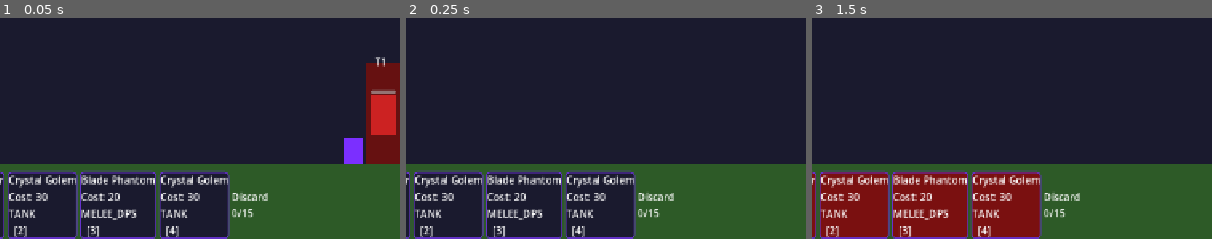
Above: before the commit, frames 1-3 (left to right).
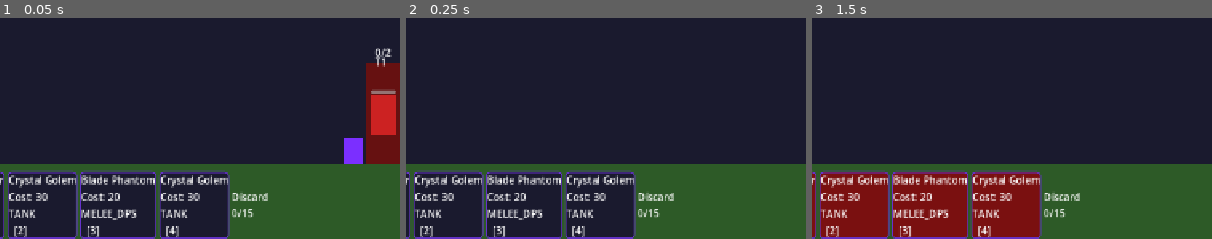
Above: after the commit, the same moments.

Repository: Saebeas/Simplespire
Game: Godot game, scene res://levels/main_game.tscn
The game is run twice, just before and just after one commit, with the same random seed, the same clock (stepped at 60 frames per second) and the same inputs.
Inputs (mouse positions are % of the whole screen's width and height, from its top left):
- Up to frame 1 (0.05 s): no input
- Up to frame 2 (0.25 s): no input
- Up to frame 3 (1.5 s): click "Buy Miner (50 Loot)" at 0.5 s; tap Enter at 1.25 s; move the mouse to (72, 44) at 1.27 s; hold D (move_right) from 1.28 s (still down); tap 1 at 1.35 s; click (72, 44) at 1.42 s
The pictures show only the part of the screen within x 39-89%, y 50-100%; the shares and areas given below are measured in that part.

The runs differ from the first frame. In frame 1, 0.1% of the frame differs, in the area x 94-98%, y 13-18%; in frame 2, nothing differs; in frame 3, nothing differs.

Commit message:
garrison refinements

Diff:
--- a/entities/minions/minion.gd
+++ b/entities/minions/minion.gd
@@ -12,6 +12,8 @@
 var role: int = 0
 var _is_garrisoned: bool = false
 var garrisoned_tower_index: int = -1
+var _garrison_home: Vector2 = Vector2.ZERO
+var _garrison_leash: float = 200.0
 
 const MELEE_RANGE: float = 40.0
 const ATTACK_INTERVAL: float = 1.0
@@ -59,13 +61,28 @@
 	_current_target = _find_nearest_target()
 
 	if _is_garrisoned:
-		velocity.x = 0.0
-		if _current_target != null and _attack_timer >= ATTACK_INTERVAL:
-			var dist: float = abs(_current_target.global_position.x - global_position.x)
+		if _current_target != null:
+			var dist_to_target: float = abs(_current_target.global_position.x - global_position.x)
+			var dist_from_home: float = abs(global_position.x - _garrison_home.x)
 			var effective_range: float = attack_range if attack_range > 0.0 else MELEE_RANGE
-			if dist <= effective_range:
-				_attack_timer = 0.0
-				_do_attack()
+			var dir: float = sign(_current_target.global_position.x - global_position.x)
+
+			if dist_to_target <= effective_range:
+				velocity.x = 0.0
+				if _attack_timer >= ATTACK_INTERVAL:
+					_attack_timer = 0.0
+					_do_attack()
+			elif dist_from_home < _garrison_leash:
+				velocity.x = dir * move_speed
+			else:
+				velocity.x = 0.0
+		else:
+			var dist_home: float = global_position.x - _garrison_home.x
+			if abs(dist_home) > 5.0:
+				velocity.x = -sign(dist_home) * move_speed
+			else:
+				velocity.x = 0.0
+				global_position.x = _garrison_home.x
 	else:
 		if _current_target != null:
 			var dist: float = abs(_current_target.global_position.x - global_position.x)
@@ -132,6 +149,7 @@
 	_is_garrisoned = true
 	garrisoned_tower_index = tower_idx
 	global_position = garrison_pos
+	_garrison_home = garrison_pos
 	print("[Minion] %s garrisoned at tower %d" % [display_name, tower_idx + 1])
 
 
--- a/entities/tower.gd
+++ b/entities/tower.gd
@@ -32,6 +32,7 @@
 	visual.mouse_filter = Control.MOUSE_FILTER_IGNORE
 	name_label.mouse_filter = Control.MOUSE_FILTER_IGNORE
 	EventBus.unit_died.connect(_on_unit_died)
+	$GarrisonLabel.text = "0/2"
 
 func _spawn_boss() -> void:
 	if _boss != null and is_instance_valid(_boss):
@@ -54,6 +55,7 @@
 	else:
 		if is_in_group("player_towers"):
 			remove_from_group("player_towers")
+	_update_garrison_label()
 
 func _on_boss_died(idx: int, faction: int) -> void:
 	if idx != tower_index:
@@ -103,6 +105,7 @@
 			garrison_slots[i] = minion
 			EventBus.tower_garrison_changed.emit(tower_index, i, minion)
 			print("[Tower] Garrison slot %d filled at tower %d" % [i, tower_index + 1])
+			_update_garrison_label()
 			return i
 	return -1
 
@@ -113,6 +116,7 @@
 			garrison_slots[i] = null
 			EventBus.tower_garrison_changed.emit(tower_index, i, null)
 			print("[Tower] Garrison slot %d cleared at tower %d" % [i, tower_index + 1])
+			_update_garrison_label()
 			return
 
 
@@ -122,6 +126,16 @@
 		if minion != null and is_instance_valid(minion):
 			minion.ungarrison()
 		garrison_slots[i] = null
+	_update_garrison_label()
+
 
 func _on_unit_died(entity: Node, _killer: Node) -> void:
 	remove_garrison(entity)
+
+
+func _update_garrison_label() -> void:
+	var filled: int = 0
+	for slot in garrison_slots:
+		if slot != null and is_instance_valid(slot):
+			filled += 1
+	$GarrisonLabel.text = "%d/2" % filled
--- a/entities/tower.tscn
+++ b/entities/tower.tscn
@@ -17,3 +17,10 @@
 offset_right = 25.0
 offset_bottom = -152.0
 text = "T1"
+
+[node name="GarrisonLabel" type="Label" parent="." unique_id=367551478]
+offset_left = -15.0
+offset_top = -190.0
+offset_right = 25.0
+offset_bottom = -167.0
+text = "0/2"
